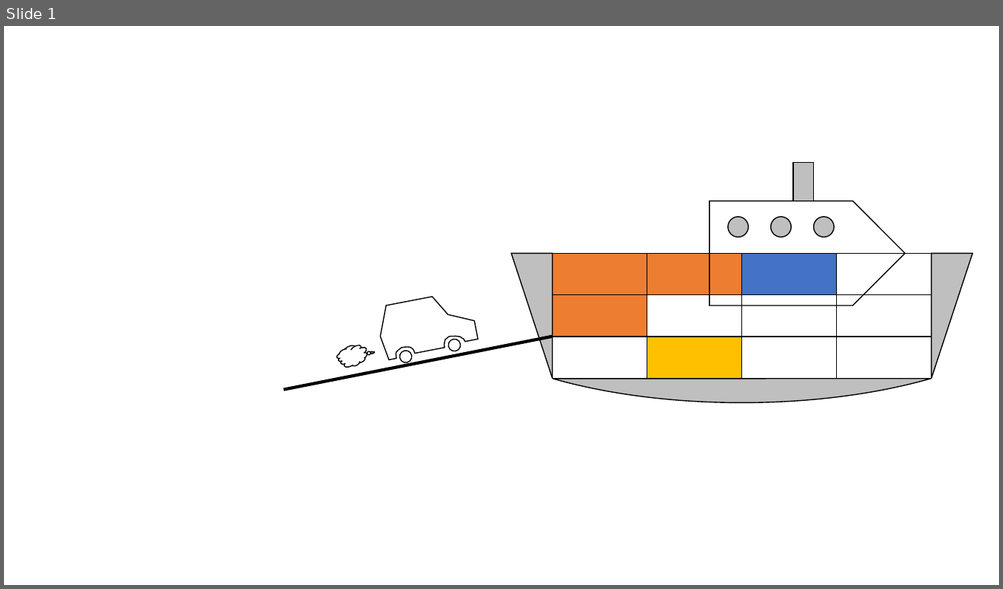
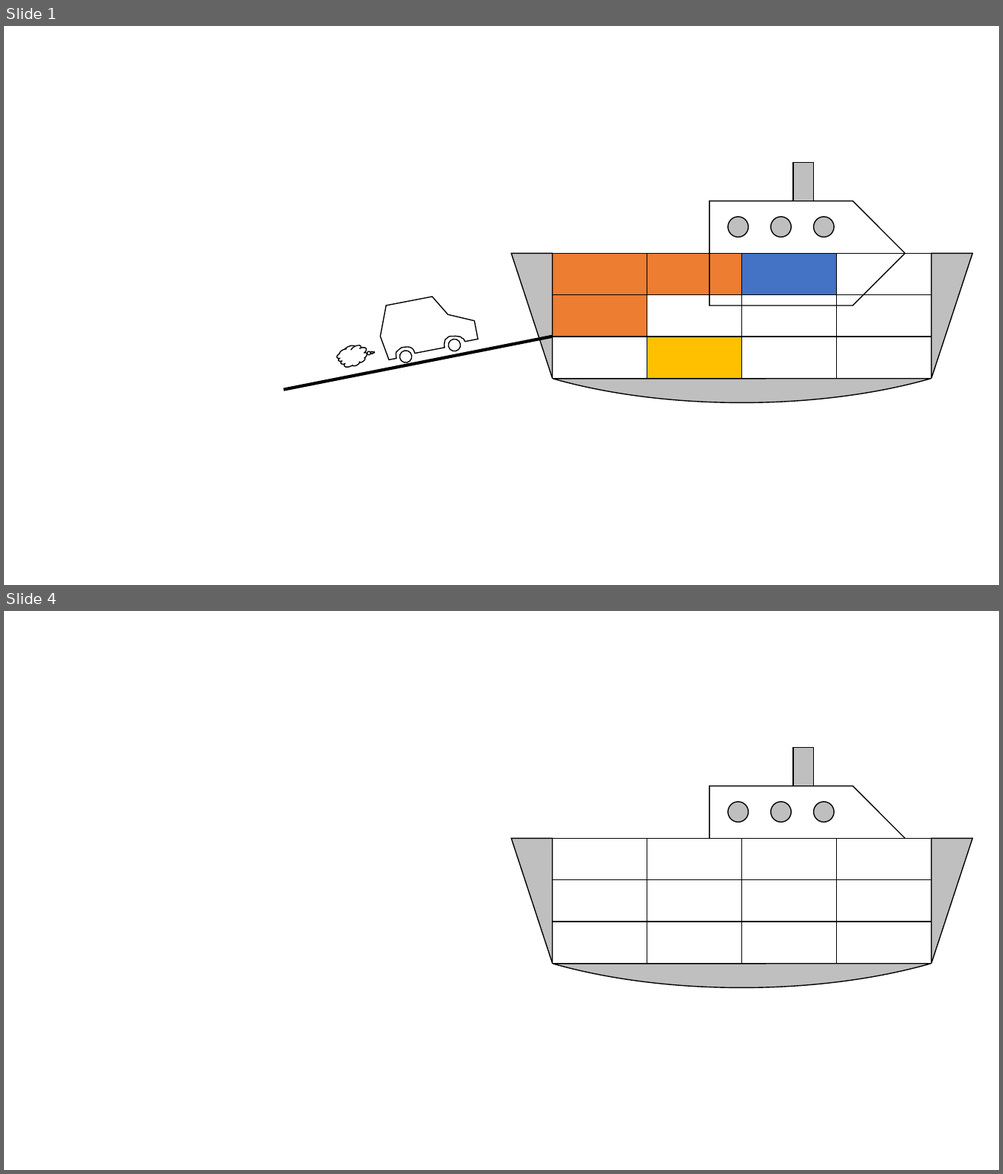
Before and after one commit to r-kurosu/kline_new, a slide deck: きよし＿船.pptx. Shown one above the other, each under a label of ours: slide 1 before the commit, slides 1 and 4 after it; the slides between them are not shown. The pictures are 1003x589 and 1003x1174 pixels, drawn with LibreOffice and Linux fonts; fonts in the diff are those of the drawing. Boxes give left, top, right and bottom in pixels: in the first picture for what was removed or moved away, otherwise in the second. Text is boxed around its words. In the diff, an @@ line names an element or a change of style, - is before the commit and + after.

```diff
--- a/きよし＿船.pptx
+++ b/きよし＿船.pptx
@@ slide 4 added at bbox=[4, 611, 999, 1170], background #FFFFFF @@
@@ chord (boxed as its full ellipse) added at bbox=[428, 749, 999, 988], fill #BFBFBF, outline #000000 1 pt @@
@@ rectangle added at bbox=[794, 748, 814, 786], fill #BFBFBF, outline #000000 1 pt @@
@@ pentagon arrow added at bbox=[709, 786, 905, 891], outline #000000 1 pt @@
@@ ellipse added at bbox=[728, 802, 748, 822], fill #BFBFBF, outline #000000 1 pt @@
@@ ellipse added at bbox=[770, 802, 791, 822], fill #BFBFBF, outline #000000 1 pt @@
@@ ellipse added at bbox=[814, 802, 834, 822], fill #BFBFBF, outline #000000 1 pt @@
@@ right triangle added at bbox=[512, 839, 552, 964], fill #BFBFBF, outline #000000 1 pt @@
@@ table added at bbox=[552, 839, 931, 964], 3 rows, 4 columns @@
+ |  |  | 
+ |  |  | 
+ |  |  | 
@@ right triangle added at bbox=[931, 839, 973, 964], fill #BFBFBF, outline #000000 1 pt @@
```
Also in this commit, not shown: 1 slide changed, 2 other slides added, 2 slides removed, 3 other files.
